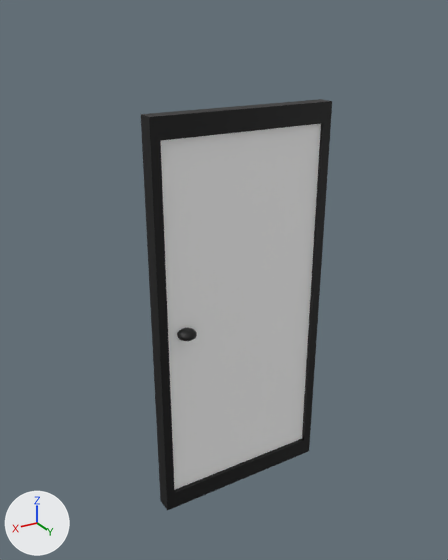
A saved change to the OBJ model DirectXGame/Resources/Door/Door.obj.
Before and after are seen from a 50 mm lens placed at (0.749, 1.218, 0.686), pointed at (0.045, 0.044, 0.099). Arrows for +X, +Y and +Z are at lower left; the lights stay in place. Where no turn or scale is listed for an object, it has been applied to the vertices. Vertices at the same position are counted once.

Objects in the first picture: '球', '立方体', '立方体.001'.
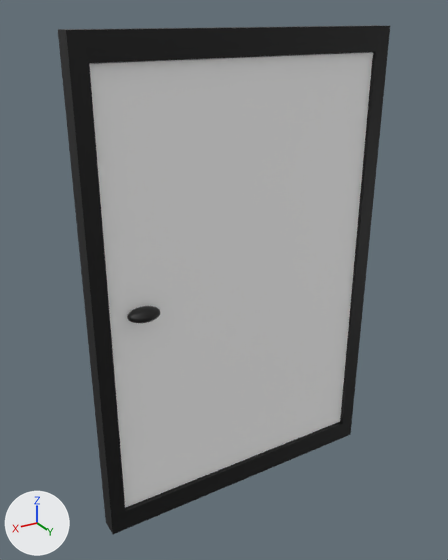
Location of each change, (x1, y1, x2, y2) in pixels of the pictures (448 x 560 px):
'立方体.001', mesh rescaled (77% wider, 25% taller)
    before: (161, 124, 321, 490)
    after: (89, 52, 373, 508)
'立方体', reshaped (73% wider, 23% taller)
    before: (141, 99, 332, 511)
    after: (58, 25, 390, 534)
'球', reshaped (62% wider, 29% taller)
    before: (177, 328, 197, 341)
    after: (127, 306, 160, 323)

The change, as a list of edits to the scene's bpy script:
```text
Change me_球:
    where me_球.from_pydata(...)  # 482 vertices, 960 faces; spans x 0.1441..0.1892, y 0.0568..0.1019, z -0.0117..0.0147
    used by ob_球; location = (0.0, 0.0, 0.0)
    me_球 part 1: the whole mesh is multiplied about its middle by the matrix ((1.654, 0.0, 0.0), (0.0, 1.152, 0.0), (0.0, 0.0, 1.152)), then moved by (0.109, 0.0121, 0.0843)
Change me_立方体:
    where me_立方体.from_pydata(...)  # 16 vertices, 32 faces; spans x -0.227..0.235, y 0.035..0.076, z -0.496..0.499
    used by ob_立方体; location = (0.0, 0.0, 0.0)
    me_立方体 part 2
    me_立方体.vertices[0].co: (-0.227, 0.035, -0.496) -> (-0.376, 0.04, -0.488)
    me_立方体.vertices[1].co: (-0.227, 0.035, 0.499) -> (-0.376, 0.04, 0.659)  # pixel (321, 99) -> pixel (375, 25)
    me_立方体.vertices[2].co: (-0.227, 0.076, -0.496) -> (-0.376, 0.087, -0.488)  # pixel (309, 451) -> pixel (350, 434)
    me_立方体.vertices[3].co: (-0.227, 0.076, 0.499) -> (-0.376, 0.087, 0.659)  # pixel (332, 101) -> pixel (390, 25)
    me_立方体.vertices[4].co: (0.235, 0.035, -0.496) -> (0.389, 0.04, -0.488)  # pixel (160, 500) -> pixel (105, 522)
    me_立方体.vertices[5].co: (0.235, 0.035, 0.499) -> (0.389, 0.04, 0.659)  # pixel (140, 114) -> pixel (57, 29)
    me_立方体.vertices[6].co: (0.235, 0.076, -0.496) -> (0.389, 0.087, -0.488)  # pixel (167, 510) -> pixel (112, 534)
    me_立方体.vertices[7].co: (0.235, 0.076, 0.499) -> (0.389, 0.087, 0.659)  # pixel (149, 116) -> pixel (65, 30)
    me_立方体.vertices[8].co: (-0.205, 0.076, -0.448) -> (-0.339, 0.087, -0.432)  # pixel (303, 440) -> pixel (342, 423)
    me_立方体.vertices[9].co: (-0.205, 0.076, 0.451) -> (-0.339, 0.087, 0.604)  # pixel (323, 123) -> pixel (376, 51)
    me_立方体.vertices[10].co: (0.213, 0.076, -0.448) -> (0.352, 0.087, -0.432)  # pixel (174, 492) -> pixel (125, 511)
    me_立方体.vertices[11].co: (0.213, 0.076, 0.451) -> (0.352, 0.087, 0.604)  # pixel (160, 140) -> pixel (89, 63)
    me_立方体.vertices[12].co: (0.213, 0.035, -0.448) -> (0.352, 0.04, -0.432)
    me_立方体.vertices[13].co: (0.213, 0.035, 0.451) -> (0.352, 0.04, 0.604)
    me_立方体.vertices[14].co: (-0.205, 0.035, -0.448) -> (-0.339, 0.04, -0.432)
    me_立方体.vertices[15].co: (-0.205, 0.035, 0.451) -> (-0.339, 0.04, 0.604)
Change me_立方体_001:
    where me_立方体_001.from_pydata(...)  # 8 vertices, 12 faces; spans x -0.212..0.214, y 0.047..0.067, z -0.452..0.449
    used by ob_立方体_001; location = (0.0, 0.0, 0.0)
    me_立方体_001 part 3: the whole mesh is scaled about its middle by (1.65, 1.15, 1.15), then moved by (0.001, 0.009, 0.084)
```
